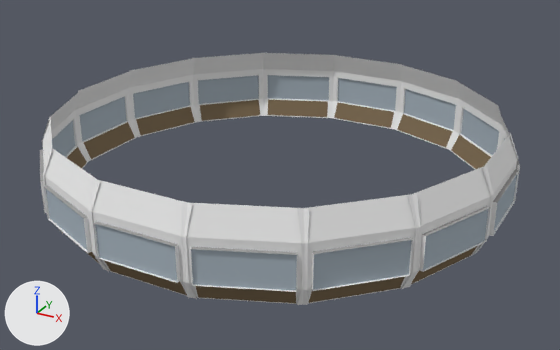
Two versions of the Blender file Assets/World/Scene.blend, one commit apart.
Rendered twice from a 50 mm camera at (17.9, -32.4, 16.9) aimed at (0.4, -0.5, 0.9). The axes (+X, +Y, +Z) are drawn at lower left. The lights are the same throughout. The same objects are shown in both versions, whatever each file hides.
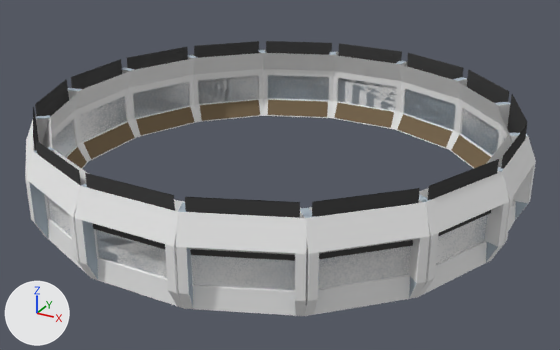
What differs and where, as boxes [x1, y1, x2, y2] in the pictures (560 x 350 px):
'Circle.014', reshaped (6% wider)
    before: [40, 53, 520, 305]
    after: [25, 50, 536, 316]
'Shutters', added
    after: [33, 41, 527, 261]
part 1 of me_circle_020, built on
    before: [40, 69, 520, 290]
    after: [25, 50, 536, 316]
part 2 of me_circle_020, recoloured
    both: [47, 75, 514, 290]

Patch to the scene script:
```diff
--- a/Assets/World/Scene.blend.py
+++ b/Assets/World/Scene.blend.py
@@ me_circle_020 @@
 # used by ob_circle_014; location = (0.0, 0.0, 0.0)
-me_circle_020.from_pydata(...)  # 36 vertices, 24 faces; spans x -11.7..-11.0, y -2.4..2.4, z 0.0..4.2
+me_circle_020.from_pydata(...)  # 72 vertices, 57 faces; spans x -12.3..-9.95, y -6.29..2.4, z 0.0..4.2
+# me_circle_020 part 1
+# 4 vertices are removed from x -11.7..-11.5, y -2.0..2.0, z 2.6
+# 9 faces are deleted
+# 19 vertices are added at x -12.3..-9.95, y -6.29..2.09, z 0.0..3.0
+# 11 new vertices lie (-0.8, 0.0, 0.0) away from vertices in x -11.5..-11.0, y -2.4..2.4, z 0.0..4.2
+# 5 new vertices lie (0.0, 0.4, 0.0) away from vertices in x -12.3..-11.8, y -2.4, z 0.0..4.2
+# 5 new vertices lie (0.0, -0.09, 0.09) away from vertices in x -11.7..-11.5, y -2.0..2.09, z 2.51..2.6
+# 34 new faces join them, mat_floorwhite (white #ececec)
+# 6 new faces join them, mat_glass (light grey #abb8c2)
+# 2 new faces join them, mat_floorlight (grey #9e9e9e)
+# me_circle_020 part 2: 1 face spanning x -11.6, y -2.0..2.0, z 1.0..2.6 switches from mat_glass (light grey #abb8c2) to mat_floorwhite (white #ececec)
 me_circle_020.materials.append(mat_floorlight)
@@ me_shutters @@
+me_shutters.from_pydata(...)  # 84 vertices, 61 faces; spans x -11.75..-11.7, y -2.1..2.1, z 2.38..4.78
+me_shutters.materials.append(mat_floordark)  # dark grey #464646
@@ ob_shutters @@
+ob_shutters = bpy.data.objects.new('Shutters', me_shutters)
+ob_shutters.location = (0.0, 0.0, 0.0)
+_m = ob_shutters.modifiers.new('Array', 'ARRAY')
+_m.count = 16
+_m.constant_offset_displace = (0.0, 0.0, 0.0)
+_m.use_relative_offset = False
+_m.use_object_offset = True
+_m.offset_object = ob_centerrotated_22_5
```
